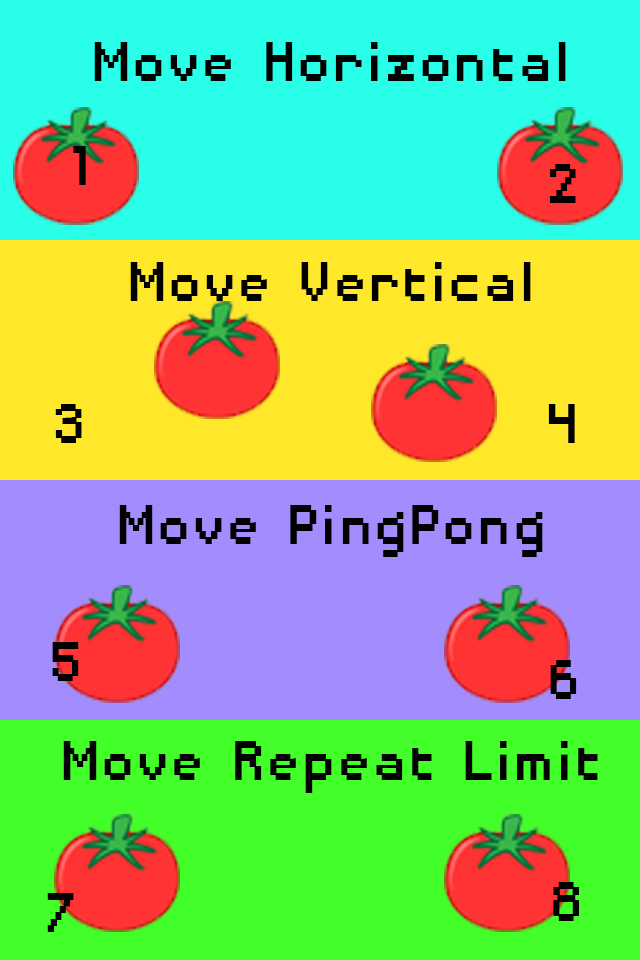
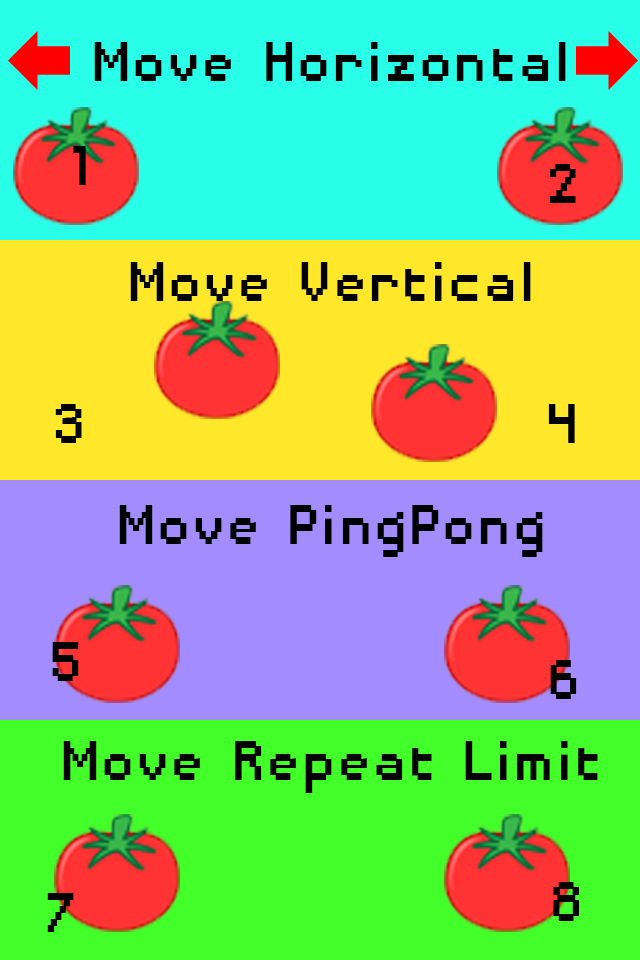
Revision of a layered 640px x 960px image; what changed, layer by layer:
added layer "back move=5x0 psd=back" above "next move=-5x0 psd=builtin_move_in.psd" over (8, 31, 70, 90)
added layer "next move=-5x0 psd=builtin_move_in.psd" above "id" over (576, 31, 638, 90)
